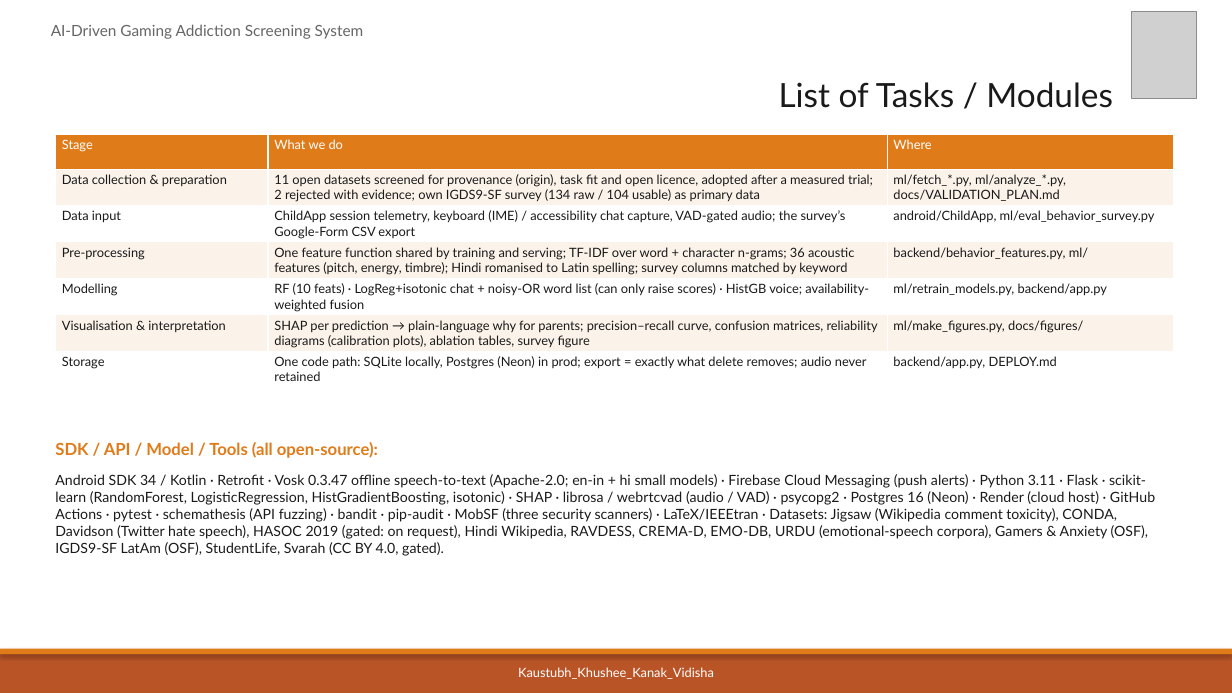
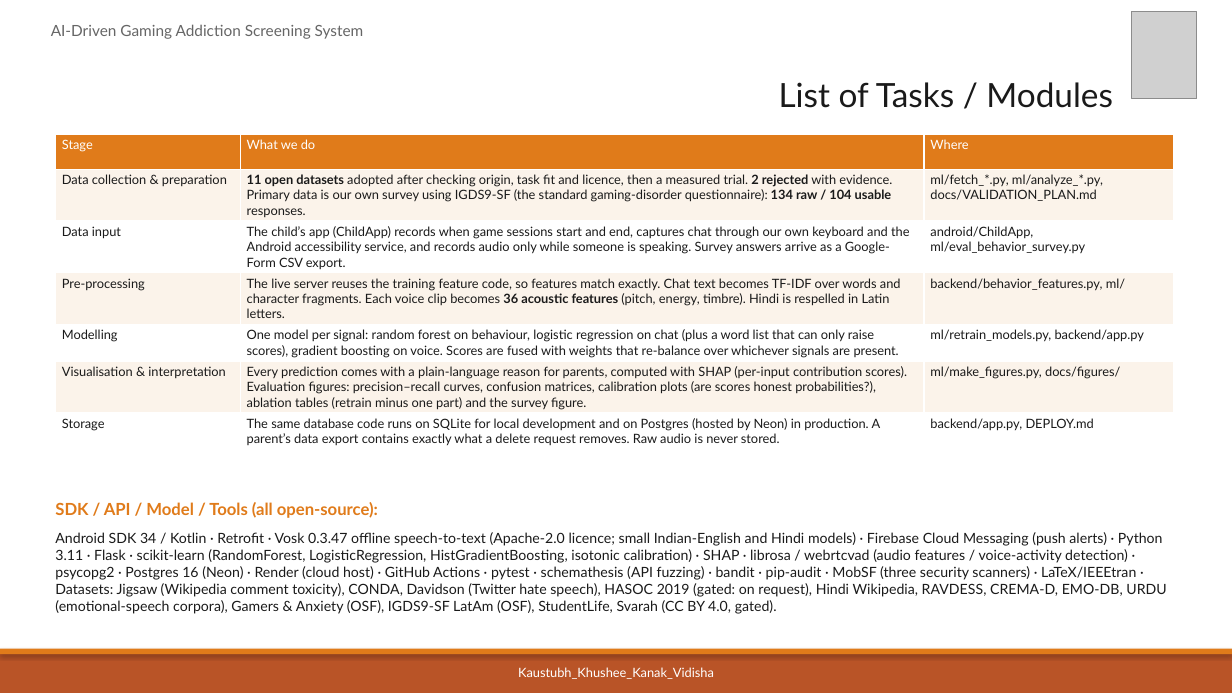
Before and after one commit to kaustubhagarwal21/gaming-addiction-detection-capstone, a slide deck: slide 7 of docs/PES_REVIEW1_DECK.pptx. Drawn at 1232x693 pixels with LibreOffice and Linux fonts; fonts in the diff are those of the drawing; grey boxes stand for pictures. Boxes give left, top, right and bottom in pixels: in the first picture for what was removed or moved away, otherwise in the second. Text is boxed around its words. In the diff, an @@ line names an element or a change of style, - is before the commit and + after.

```diff
--- a/docs/PES_REVIEW1_DECK.pptx
+++ b/docs/PES_REVIEW1_DECK.pptx
@@ table at bbox=[55, 134, 1174, 449] @@
-row 2, column 2: 11 open datasets screened for provenance (origin), task fit and open licence, adopted after a measured trial; 2 rejected with evidence; own IGDS9-SF survey (134 raw / 104 usable) as primary data
+row 2, column 2: 11 open datasets adopted after checking origin, task fit and licence, then a measured trial. 2 rejected with evidence. Primary data is our own survey using IGDS9-SF (the standard gaming-disorder questionnaire): 134 raw / 104 usable responses.
-row 3, column 2: ChildApp session telemetry, keyboard (IME) / accessibility chat capture, VAD-gated audio; the survey’s Google-Form CSV export
+row 3, column 2: The child’s app (ChildApp) records when game sessions start and end, captures chat through our own keyboard and the Android accessibility service, and records audio only while someone is speaking. Survey answers arrive as a Google-Form CSV export.
-row 4, column 2: One feature function shared by training and serving; TF-IDF over word + character n-grams; 36 acoustic features (pitch, energy, timbre); Hindi romanised to Latin spelling; survey columns matched by keyword
+row 4, column 2: The live server reuses the training feature code, so features match exactly. Chat text becomes TF-IDF over words and character fragments. Each voice clip becomes 36 acoustic features (pitch, energy, timbre). Hindi is respelled in Latin letters.
-row 5, column 2: RF (10 feats) · LogReg+isotonic chat + noisy-OR word list (can only raise scores) · HistGB voice; availability-weighted fusion
+row 5, column 2: One model per signal: random forest on behaviour, logistic regression on chat (plus a word list that can only raise scores), gradient boosting on voice. Scores are fused with weights that re-balance over whichever signals are present.
-row 6, column 2: SHAP per prediction → plain-language why for parents; precision–recall curve, confusion matrices, reliability diagrams (calibration plots), ablation tables, survey figure
+row 6, column 2: Every prediction comes with a plain-language reason for parents, computed with SHAP (per-input contribution scores). Evaluation figures: precision–recall curves, confusion matrices, calibration plots (are scores honest probabilities?), ablation tables (retrain minus one part) and the survey figure.
-row 7, column 2: One code path: SQLite locally, Postgres (Neon) in prod; export = exactly what delete removes; audio never retained
+row 7, column 2: The same database code runs on SQLite for local development and on Postgres (hosted by Neon) in production. A parent’s data export contains exactly what a delete request removes. Raw audio is never stored.
@@ text "SDK / API / Model ...": place and size @@
-text "SDK / API / Model ..." at bbox=[55, 442, 378, 458]
+text "SDK / API / Model ..." at bbox=[55, 502, 378, 518]
@@ text at bbox=[55, 532, 1166, 614]: text changed @@
-Android SDK 34 / Kotlin · Retrofit · Vosk 0.3.47 offline speech-to-text (Apache-2.0; en-in + hi small models) · Firebase Cloud Messaging (push alerts) · Python 3.11 · Flask · scikit-learn (RandomForest, LogisticRegression, HistGradientBoosting, isotonic) · SHAP · librosa / webrtcvad (audio / VAD) · psycopg2 · Postgres 16 (Neon) · Render (cloud host) · GitHub Actions · pytest · schemathesis (API fuzzing) · bandit · pip-audit · MobSF (three security scanners) · LaTeX/IEEEtran · Datasets: Jigsaw (Wikipedia comment toxicity), CONDA, Davidson (Twitter hate speech), HASOC 2019 (gated: on request), Hindi Wikipedia, RAVDESS, CREMA-D, EMO-DB, URDU (emotional-speech corpora), Gamers & Anxiety (OSF), IGDS9-SF LatAm (OSF), StudentLife, Svarah (CC BY 4.0, gated).
+Android SDK 34 / Kotlin · Retrofit · Vosk 0.3.47 offline speech-to-text (Apache-2.0 licence; small Indian-English and Hindi models) · Firebase Cloud Messaging (push alerts) · Python 3.11 · Flask · scikit-learn (RandomForest, LogisticRegression, HistGradientBoosting, isotonic calibration) · SHAP · librosa / webrtcvad (audio features / voice-activity detection) · psycopg2 · Postgres 16 (Neon) · Render (cloud host) · GitHub Actions · pytest · schemathesis (API fuzzing) · bandit · pip-audit · MobSF (three security scanners) · LaTeX/IEEEtran · Datasets: Jigsaw (Wikipedia comment toxicity), CONDA, Davidson (Twitter hate speech), HASOC 2019 (gated: on request), Hindi Wikipedia, RAVDESS, CREMA-D, EMO-DB, URDU (emotional-speech corpora), Gamers & Anxiety (OSF), IGDS9-SF LatAm (OSF), StudentLife, Svarah (CC BY 4.0, gated).
```
Also in this commit, not shown: 5 other slides changed, 1 other file.
